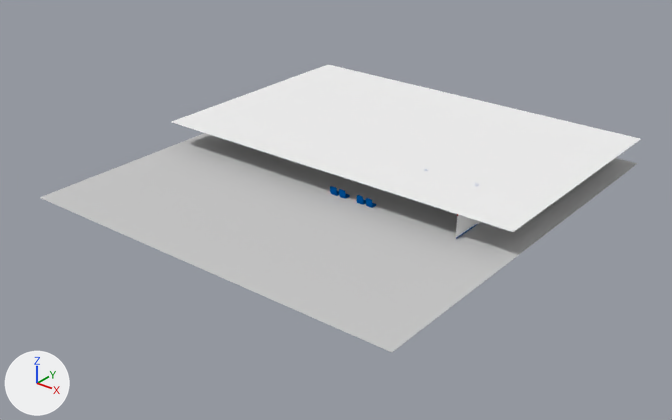
Renders of the Blender file res/mesh/env/lobby/desk.blend from each side of a commit.
Rendered twice from a 50 mm camera at (23.2, -37.2, 21.3) aimed at (-5.9, -0.8, -1.3). The lights are fixed; the arrows at lower left show +X, +Y and +Z.
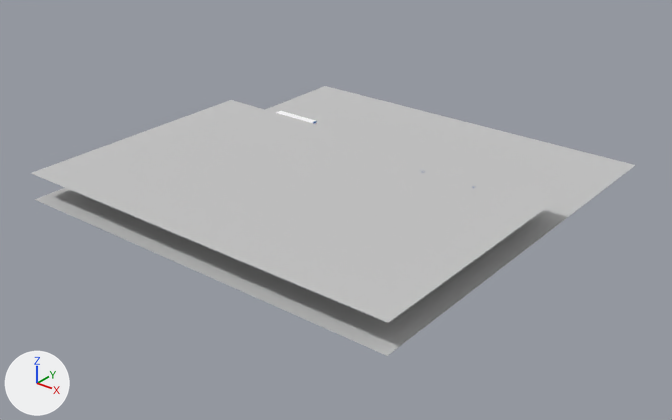
Where the newer file only moved an object's origin or applied its transform, the numbers keep the older frame.

Edits to the bpy script that builds the scene:
```text
Change me_plane_003:
    where me_plane_003.from_pydata(...)  # 4 vertices, 1 face; spans x -1.0..1.0, y -1.0..0.22, z 0.0
    used by ob_plane_003; location = (-6.0, 0.61, 1.54); rotation_euler = (3.142, 0.0, 0.0), in degrees (180, 0, 0); scale = (11.6, 12.3, 12.3)
    verts and faces of me_plane_003; kept vertices keep their numbers, new ones are numbered from 4
    before: 0 (-1.0, -1.0, 0.0) at pixel (327, 64), 1 (1.0, -1.0, 0.0) at pixel (641, 138), 2 (-1.0, 0.22, 0.0) at pixel (170, 121), 3 (1.0, 0.22, 0.0) at pixel (513, 232)
    remove me_plane_003.materials.append(mat_celing)  # white #f1f1f1
    me_plane_003 part 1
    add delete_vertices([*range(0, 4)])  # with the faces that use them
    add verts[4] = (-1.0, 1.03, 0.0)  # pixel (30, 173)
    add verts[5] = (1.0, 1.03, 0.0)  # pixel (388, 322)
    add verts[6] = (-1.0, -0.2, 0.0)  # pixel (230, 99)
    add verts[7] = (1.0, -0.2, 0.0)  # pixel (563, 195)
    add faces += [(4, 6, 7, 5)]
    add me_plane_003.materials.append(mat_floor)  # light grey #c9c9c9
Change ob_plane_002:
    ob_plane_002.location: (-6.0, 0.61, 0.0) -> (-6.0, 0.31, 0.0)
Remove ob_lamp2:
    ob_lamp2 = bpy.data.objects.new('lamp2', me_ldrawmesh_042)
    ob_lamp2.location = (1.55, 1.42, 1.4)
    ob_lamp2.scale = (0.2, 0.2, 0.2)
    _m = ob_lamp2.modifiers.new('Edge Split', 'EDGE_SPLIT')
    _m.split_angle = 0.873
Add ob_lamp1_003:
    ob_lamp1_003 = bpy.data.objects.new('lamp1.003', me_ldrawmesh_042)
    ob_lamp1_003.location = (1.55, 1.1, 1.4)
    ob_lamp1_003.scale = (0.2, 0.2, 0.2)
    _m = ob_lamp1_003.modifiers.new('Edge Split', 'EDGE_SPLIT')
    _m.split_angle = 0.873
```

Changed parts and their boxes (x1, y1, x2, y2) in the pictures (672 x 420 px):
'Plane.003', reshaped (14% wider, 33% taller): before (172, 65, 641, 232); after (31, 100, 564, 323)
'Plane.002', moved: before (40, 133, 638, 352); after (35, 86, 635, 356)
